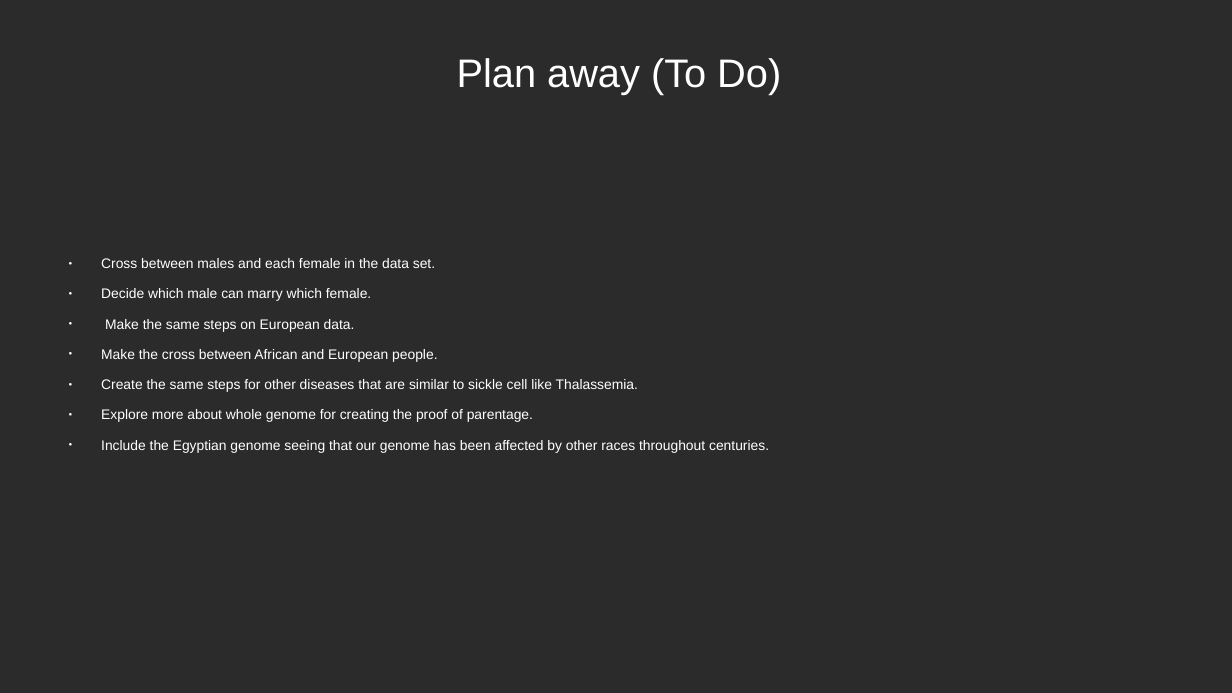
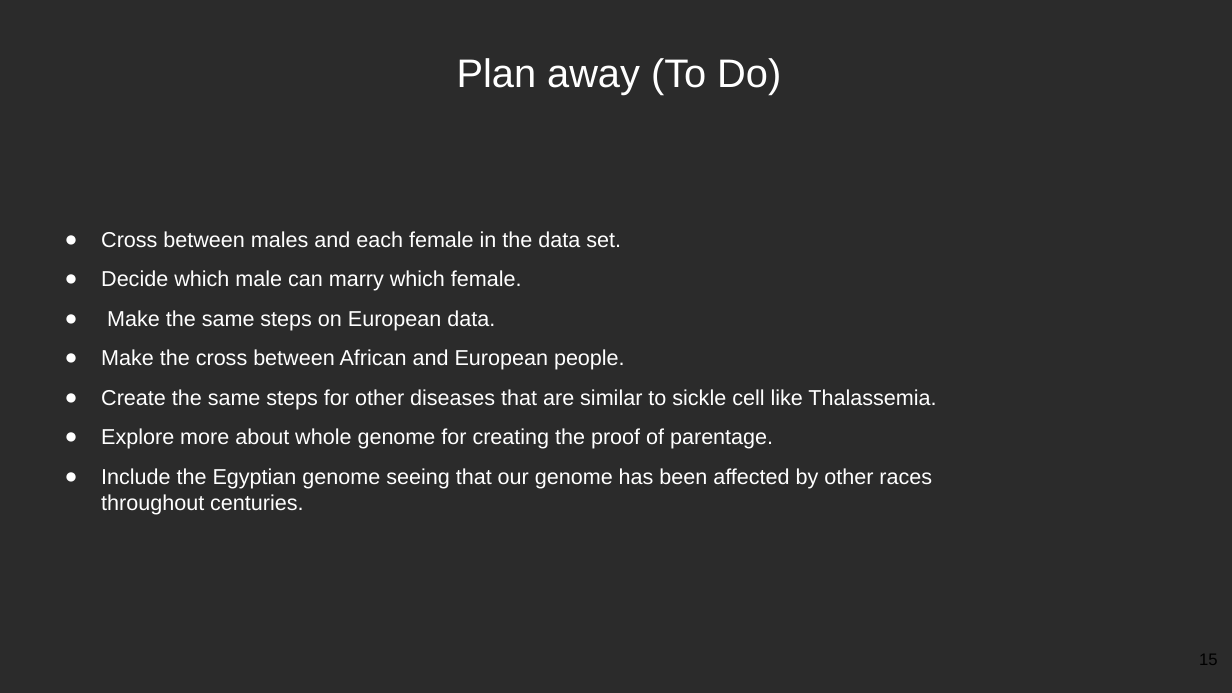
Before and after one commit to YoussifAssem/Genatac, a slide deck: slide 15 of E-Genetics/Proposal/genetics(2).pptx. Drawn at 1232x693 pixels with LibreOffice and Linux fonts; fonts in the diff are those of the drawing; background and template pictures are left out; a plain dark background stands for a picture behind light text. Boxes give left, top, right and bottom in pixels: in the first picture for what was removed or moved away, otherwise in the second. Text is boxed around its words. In the diff, an @@ line names an element or a change of style, - is before the commit and + after.

```diff
--- a/E-Genetics/Proposal/genetics(2).pptx
+++ b/E-Genetics/Proposal/genetics(2).pptx
@@ text "Cross between males and each ...": place and size @@
-text "Cross between males and each ..." at [101,258,769,453]
+text "Cross between males and each ..." at [101,231,936,515]
@@ text "Cross between males and each ..." at [101,231,936,515]: size 10.8 to 16.8 pt; indent changed; less space between paragraphs @@
@@ page number added at [1199,654,1218,665], 13 pt, text #000000 @@
+15
```
Also in this commit, not shown: 17 other slides changed.
